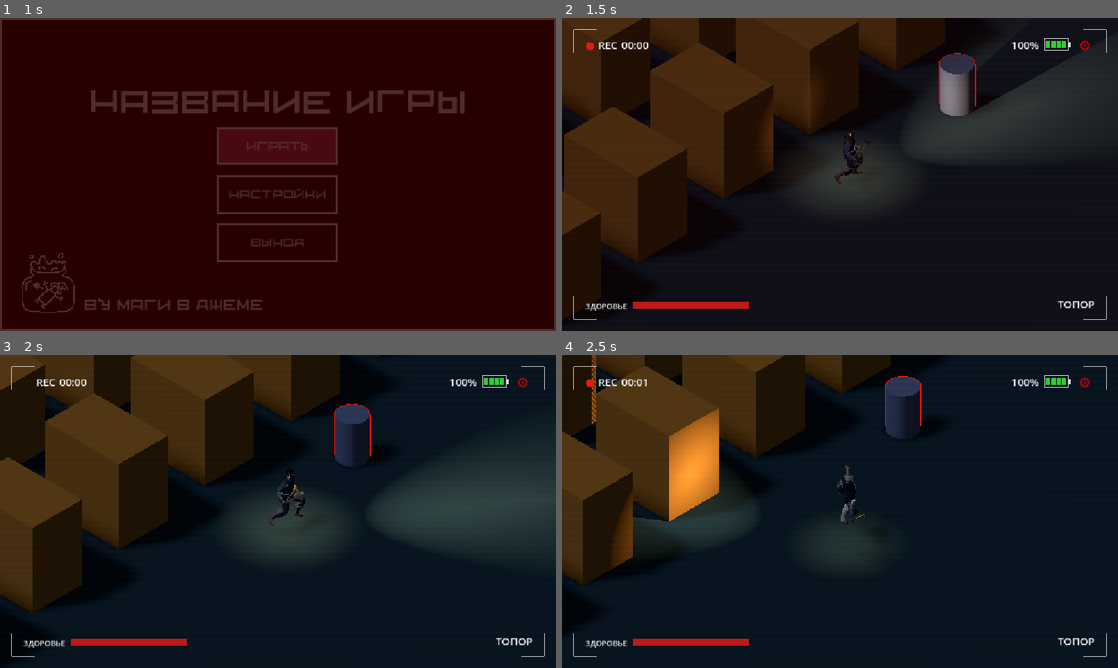
Above: before the commit, frames 1-4 (two rows, left to right).
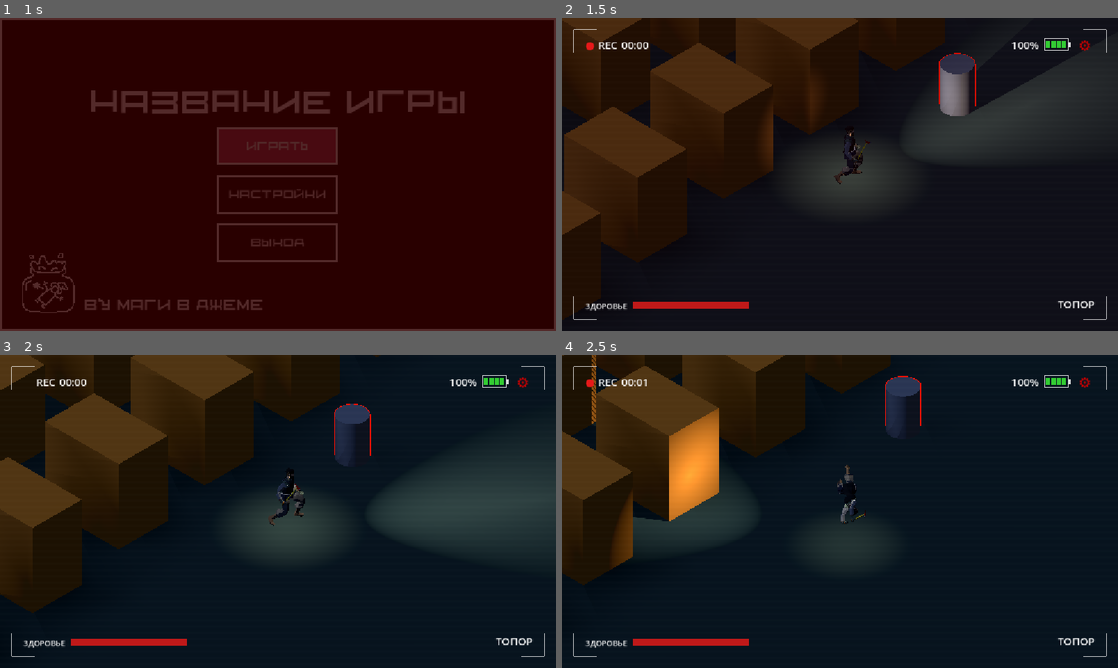
Above: after the commit, the same moments.

Repository: AnckerStudios/the-camera-game
Game: Godot game, scene res://ui/menu/menu.tscn
Two runs of this game, one before a commit and one after it. Both use one fixed random seed, a clock stepped at 60 frames per second and the inputs below. Sound files missing from this copy of the repository are replaced by a short silence.
Inputs (mouse positions are in pixels of both pictures, inside the frame that each line leads up to):
- Up to frame 1 (1 s): click "Играть" at 0.5 s
- Up to frame 2 (1.5 s): move the mouse to (962, 158) at 1.27 s; hold D (move_right) from 1.28 s (still down); hold Right mouse button (alt_fire) from 1.28 s (still down)
- Up to frame 3 (2 s): keep holding D (move_right); keep holding Right mouse button (alt_fire); tap Space (jump) at 1.52 s
- Up to frame 4 (2.5 s): move the mouse to (728, 527) at 2.02 s; release D (move_right) at 2.03 s; release Right mouse button (alt_fire) at 2.03 s; hold S (move_backward) from 2.03 s (still down); tap Shift (dash) at 2.1 s; tap Space (jump) at 2.27 s

Frame 1 is identical in both runs. In frame 2, 1.6% of the frame differs, in the area x 0-61%, y 0-74%; in frame 3, 3.7%, in the area x 1-53%, y 0-80%; in frame 4, 2.8%.

Commit message:
fix project

Diff:
--- a/gamelogic/player/camera/wall_cutout.gd
+++ b/gamelogic/player/camera/wall_cutout.gd
@@ -23,6 +23,9 @@
 var _enemy_states: Dictionary = {}
 
 var _current_radii: Dictionary = {}
+var _applied_interior_visibility: float = NAN
+## Последние переданные материалу круги врагов, чтобы не отправлять одинаковые массивы.
+var _applied_enemy_cutouts: Dictionary = {}
 var _blocking_distances: Dictionary = {}
 var _blocking_bodies: Array[RID] = []
 @onready var _player: Node3D = get_parent()
@@ -88,10 +91,13 @@
 	if not camera:
 		for material in _materials:
 			material.set_shader_parameter("cutout_enabled", false)
+		_current_radii.clear()
 		return
 	var focus := _player.global_position + Vector3.UP * focus_height
 	var size := get_viewport().get_visible_rect().size
 	var screen_position := camera.unproject_position(focus)
+	RenderingServer.global_shader_parameter_set(&"wall_cutout_target_uv", screen_position / size)
+	RenderingServer.global_shader_parameter_set(&"wall_cutout_viewport_size", size)
 	var depth := -(camera.global_transform.affine_inverse() * focus).z
 	var visibility_flags: Array[bool] = []
 	for mesh in _meshes:
@@ -108,12 +114,16 @@
 			1.0 - exp(-radius_smoothing * delta))
 		if desired_radius == 0.0 and current_radius < 0.1:
 			current_radius = 0.0
+		# Большинство стен не перекрывает персонажа: их параметры не трогаем каждый кадр.
+		if current_radius == previous_radius and _current_radii.has(material):
+			continue
 		_current_radii[material] = current_radius
 		material.set_shader_parameter("cutout_enabled", enabled and current_radius > 0.0)
-		material.set_shader_parameter("interior_visibility", interior_visibility)
-		material.set_shader_parameter("target_uv", screen_position / size)
-		material.set_shader_parameter("viewport_size", size)
 		material.set_shader_parameter("radius_pixels", current_radius)
+	if interior_visibility != _applied_interior_visibility:
+		_applied_interior_visibility = interior_visibility
+		for material in _materials:
+			material.set_shader_parameter("interior_visibility", interior_visibility)
 
 
 ## Нелинейный рост по расстоянию: плавный старт и замедление у максимума.
@@ -247,6 +257,7 @@
 	if not camera:
 		for material in _materials:
 			material.set_shader_parameter("enemy_cutout_count", 0)
+		_applied_enemy_cutouts.clear()
 		return
 	var size := get_viewport().get_visible_rect().size
 	var keys := _enemy_states.keys()
@@ -273,8 +284,14 @@
 			if desired == 0.0 and radius < 0.1:
 				radius = 0.0
 			state.radii[material] = radius
-			var uv := camera.unproject_position(focus) / size
-			circles[slot] = Vector4(uv.x, uv.y, radius, 0.0)
+			# Пустой круг шейдер пропускает; нули не меняются, пока враг движется за другой стеной.
+			if radius > 0.0:
+				var uv := camera.unproject_position(focus) / size
+				circles[slot] = Vector4(uv.x, uv.y, radius, 0.0)
+		var previous_circles = _applied_enemy_cutouts.get(material)
+		if previous_circles == circles:
+			continue
+		_applied_enemy_cutouts[material] = circles
 		material.set_shader_parameter("enemy_cutouts", circles)
 		material.set_shader_parameter("enemy_cutout_count", keys.size())
 	# Освобождаем слоты исчезнувших из взгляда и уничтоженных врагов после затухания.
--- a/gamelogic/player/camera/wall_cutout.gdshader
+++ b/gamelogic/player/camera/wall_cutout.gdshader
@@ -8,8 +8,9 @@
 uniform float base_metallic = 0.0;
 uniform vec3 texture_scale = vec3(1.0);
 uniform vec3 texture_offset = vec3(0.0);
-uniform vec2 target_uv = vec2(-10.0);
-uniform vec2 viewport_size = vec2(1.0);
+// Общие для всех стен; выставляются один раз за кадр из wall_cutout.gd.
+global uniform vec2 wall_cutout_target_uv;
+global uniform vec2 wall_cutout_viewport_size;
 
 uniform float radius_pixels = 90.0;
 
@@ -31,14 +32,14 @@
 void fragment() {
 	float visibility = 1.0;
 	if (cutout_enabled && radius_pixels > 0.0) {
-		float distance_pixels = length((SCREEN_UV - target_uv) * viewport_size);
+		float distance_pixels = length((SCREEN_UV - wall_cutout_target_uv) * wall_cutout_viewport_size);
 		visibility = circle_visibility(distance_pixels, radius_pixels);
 	}
 	// Каждый круг вычисляет собственное расстояние до центра до объединения.
 	for (int i = 0; i < enemy_cutout_count; i++) {
 		float radius = enemy_cutouts[i].z;
 		if (radius <= 0.0) { continue; }
-		float distance_to_enemy = length((SCREEN_UV - enemy_cutouts[i].xy) * viewport_size);
+		float distance_to_enemy = length((SCREEN_UV - enemy_cutouts[i].xy) * wall_cutout_viewport_size);
 		visibility = min(visibility, circle_visibility(distance_to_enemy, radius));
 	}
 	vec4 color = base_color;
@@ -48,7 +49,7 @@
 	ALBEDO = color.rgb;
 	// Одинаковый экранный порог для всех поверхностей не накапливает прозрачность слоёв.
 	// Материал остаётся непрозрачным и корректно участвует в проверке глубины.
-	vec2 pixel = floor(SCREEN_UV * viewport_size);
+	vec2 pixel = floor(SCREEN_UV * wall_cutout_viewport_size);
 	float threshold = fract(52.9829189 * fract(dot(pixel, vec2(0.06711056, 0.00583715))));
 	if (visibility <= threshold) {
 		discard;
--- a/gamelogic/player/cone/cone_visibility.gd
+++ b/gamelogic/player/cone/cone_visibility.gd
@@ -11,6 +11,7 @@
 var _target: Node3D
 var _meshes: Array[GeometryInstance3D] = []
 var _alpha := 1.0
+var _applied_alpha := -1.0
 
 
 func _ready() -> void:
@@ -50,7 +51,11 @@
 	return false
 
 
+## Прозрачность каждого меша уходит в RenderingServer, поэтому не повторяем одинаковое значение.
 func _apply() -> void:
 	_target.visible = _alpha > 0.0
+	if _alpha == _applied_alpha:
+		return
+	_applied_alpha = _alpha
 	for mesh in _meshes:
 		mesh.transparency = 1.0 - _alpha
--- a/project.godot
+++ b/project.godot
@@ -30,6 +30,7 @@
 
 window/stretch/mode="canvas_items"
 window/stretch/aspect="expand"
+window/dpi/allow_hidpi.web=false
 
 [file_customization]
 
@@ -140,3 +141,18 @@
 [rendering]
 
 rendering_device/driver.windows="d3d12"
+lights_and_shadows/directional_shadow/size.web=2048
+lights_and_shadows/directional_shadow/soft_shadow_filter_quality.web=0
+lights_and_shadows/positional_shadow/soft_shadow_filter_quality.web=0
+lights_and_shadows/positional_shadow/atlas_size.web=2048
+
+[shader_globals]
+
+wall_cutout_target_uv={
+"type": "vec2",
+"value": Vector2(-10, -10)
+}
+wall_cutout_viewport_size={
+"type": "vec2",
+"value": Vector2(1, 1)
+}
--- a/scene/artem/misha_v2_doma.tscn
+++ b/scene/artem/misha_v2_doma.tscn
@@ -52,6 +52,8 @@
 light_color = Color(0.55, 0.65, 0.9, 1)
 light_energy = 0.2
 shadow_enabled = true
+directional_shadow_mode = 0
+directional_shadow_max_distance = 30.0
 
 [node name="Player" parent="." unique_id=1732594493 instance=ExtResource("2_p72od")]
 transform = Transform3D(1, 0, 0, 0, 1, 0, 0, 0, 1, 0, 0.1, 0)
--- a/ui/inventory/inventory_window.gd
+++ b/ui/inventory/inventory_window.gd
@@ -33,7 +33,9 @@
 var _actions: Array[Button] = []
 
 func _ready() -> void:
+	visibility_changed.connect(_on_visibility_changed)
 	hide()
+	_on_visibility_changed()
 	_actions = [_primary, _drop, _cancel]
 	_primary.pressed.connect(_apply_selected)
 	_drop.pressed.connect(_drop_selected)
@@ -42,6 +44,12 @@
 	_weapon_two.pressed.connect(_choose_weapon_slot.bind(1))
 	_filter.pressed.connect(_select_equipped_filter)
 	_context.hide()
+
+## Закрытое окно не рендерит свой 3D-мир и не крутит карусель.
+func _on_visibility_changed() -> void:
+	var viewport := _carousel.get_viewport() as SubViewport
+	viewport.render_target_update_mode = SubViewport.UPDATE_ALWAYS if visible else SubViewport.UPDATE_DISABLED
+	_carousel.set_process(visible)
 
 func open(player: Node3D, inventory: PlayerInventory, adapter: Node) -> void:
 	_player = player
--- a/ui/item_inspection/item_inspection.gd
+++ b/ui/item_inspection/item_inspection.gd
@@ -31,7 +31,9 @@
 	layer = 50
 	_bind_interface()
 	_viewport.size_changed.connect(_fit_preview_camera)
+	visibility_changed.connect(_on_visibility_changed)
 	hide()
+	_on_visibility_changed()
 	var mouse_input := MouseInput.new()
 	mouse_input.drag_delta.connect(_rotate_model)
 	add_child(mouse_input)
@@ -108,6 +110,10 @@
 		if child is Node3D:
 			_copy_meshes(child, local_transform)
 
+## Закрытый просмотр не рендерит свой 3D-мир.
+func _on_visibility_changed() -> void:
+	_viewport.render_target_update_mode = SubViewport.UPDATE_ALWAYS if visible else SubViewport.UPDATE_DISABLED
+
 func open(adapter: Node) -> void:
 	_adapter = adapter
 	_was_paused = get_tree().paused
Not shown: 1 places in gamelogic/environment/items/models/revolver_ammo.tscn that only renumber resources
Not shown: 1 places in gamelogic/environment/items/models/shotgun_ammo.tscn that only renumber resources
